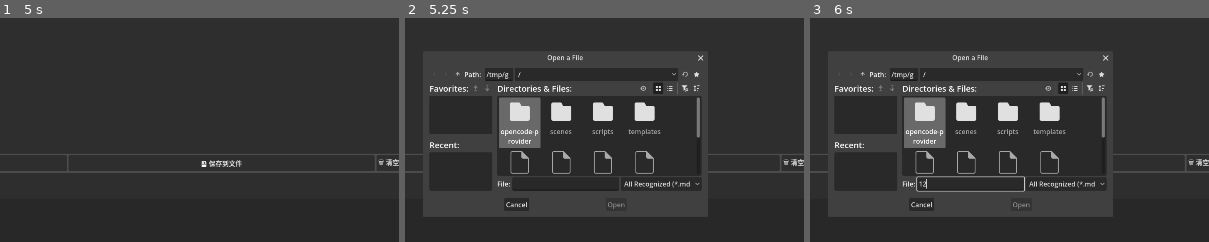
Above: before the commit, frames 1-3 (left to right).
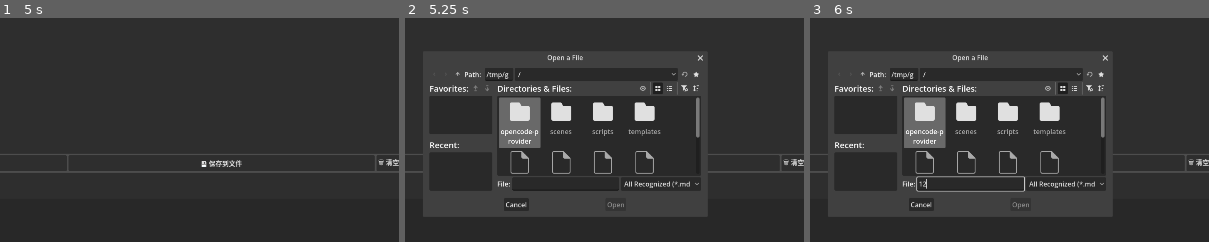
Above: after the commit, the same moments.

Repository: fkyah3/experiment-console
Game: Godot game, scene res://scenes/ExperimentPanel.tscn
Two runs of this game, one before a commit and one after it. Both use one fixed random seed, a clock stepped at 60 frames per second and the inputs below.
Inputs (mouse positions are % of the whole screen's width and height, from its top left):
- Up to frame 1 (5 s): click (71, 1) at 0.52 s; type "Alex" at 0.6 s; click (50, 96) at 0.75 s; type "12" at 0.83 s; click "deepseek-v4-flash" at 1.25 s; click "思考模式" at 2 s; click "high" at 2.75 s; click "探索分离" at 3.5 s; click "裸模式" at 4.25 s
- Up to frame 2 (5.25 s): click "📄 加载文件" at 5 s
- Up to frame 3 (6 s): click (50, 60) at 5.77 s; type "12" at 5.85 s
The pictures show only the part of the screen within x 30-80%, y 23-73%; the shares and areas given below are measured in that part.

Frame 1 is identical in both runs. In frame 2, 0.3% of the frame differs, in the area x 25-75%, y 16-85%; in frame 3, 0.3%.

Commit message:
feat: system_fingerprint 记录 + Python 分析脚本
1. DeepSeekStreamClient: _parse_event 捕获 system_fingerprint，
   随 usage_received 信号发出（2 行改动，零副作用）

2. Core/FingerprintRecorder.gd: 独立模块，每轮批量跑完后
   写入 batch_XXX_meta.json（含 fingerprint + token 统计）
   BatchRunner._finish 中调用（1 行改动）

3. scripts/analyze_experiment.py: 独立 Python 脚本，
   读实验目录 → 关键词分类 → fingerprint 分布 → 异常率统计
   不依赖 Godot，不改现有代码

Diff:
--- a/scripts/BatchRunner.gd
+++ b/scripts/BatchRunner.gd
@@ -5,6 +5,7 @@
 const _ResultRuleEngine = preload("res://scripts/Core/ResultRuleEngine.gd")
 const _QualityAssessor = preload("res://scripts/Core/QualityAssessor.gd")
 const _SummaryGenerator = preload("res://scripts/Core/SummaryGenerator.gd")
+const _FingerprintRecorder = preload("res://scripts/Core/FingerprintRecorder.gd")
 
 signal progress_updated(done: int, failed: int, total: int, running: int)
 signal all_done(success: int, failed: int)
@@ -395,6 +396,7 @@
 			wd.api_messages, wd.messages,
 			wd.body_str, wd.response_body, wd.usage, ""
 		)
+		_FingerprintRecorder.save_meta(_batch_dir, wd.index, wd.usage)
 		_stats.append(_calc_stats(wd))
 		_done += 1
 	else:
--- /dev/null
+++ b/scripts/Core/FingerprintRecorder.gd
@@ -0,0 +1,21 @@
+class_name FingerprintRecorder
+extends RefCounted
+
+
+static func save_meta(batch_dir: String, index: int, usage: Dictionary) -> void:
+	var meta: Dictionary = {
+		"index": index,
+		"system_fingerprint": usage.get("system_fingerprint", ""),
+		"prompt_tokens": usage.get("prompt_tokens", 0),
+		"completion_tokens": usage.get("completion_tokens", 0),
+		"total_tokens": usage.get("total_tokens", 0),
+		"reasoning_tokens": usage.get("completion_tokens_details", {}).get("reasoning_tokens", 0),
+		"timestamp": Time.get_datetime_string_from_system(),
+	}
+
+	var fname := "batch_%03d_meta.json" % index
+	var fpath := batch_dir.path_join(fname)
+	var file := FileAccess.open(fpath, FileAccess.WRITE)
+	if file:
+		file.store_string(JSON.stringify(meta, "\t"))
+		file.close()
--- a/scripts/DeepSeekStreamClient.gd
+++ b/scripts/DeepSeekStreamClient.gd
@@ -25,6 +25,7 @@
 var _body_str: String = ""
 var _tool_call_buf: Array[Dictionary] = []
 var _had_tool_calls: bool = false
+var _system_fingerprint: String = ""
 
 
 func _ready() -> void:
@@ -40,6 +41,7 @@
 	_buffer = ""
 	_tool_call_buf.clear()
 	_had_tool_calls = false
+	_system_fingerprint = ""
 
 	var err = _client.connect_to_host(api_host, api_port, TLSOptions.client())
 	if err != OK:
@@ -140,9 +142,13 @@
 	if parsed == null or typeof(parsed) != TYPE_DICTIONARY:
 		return
 
+	if parsed.has("system_fingerprint") and parsed["system_fingerprint"] != null:
+		_system_fingerprint = str(parsed["system_fingerprint"])
+
 	if parsed.has("usage"):
 		var u = parsed["usage"]
 		if typeof(u) == TYPE_DICTIONARY:
+			u["system_fingerprint"] = _system_fingerprint
 			usage_received.emit(u)
 		return
 
Not shown, added: github回复/回复DeepSeekIssue1255-thinking事件处理.md
Not shown, added: scripts/analyze_experiment.py
Not shown, removed: 实验报告/batch_20260516_0641_思考2/20260516_1441_batch_001.md
Not shown, removed: 实验报告/batch_20260516_0641_思考2/20260516_1441_batch_001_1.md
Not shown, removed: 实验报告/batch_20260516_0641_思考2/20260516_1441_batch_001_2.md
Not shown, removed: 实验报告/batch_20260516_0641_思考2/20260516_1441_batch_001_3.md
Not shown, removed: 实验报告/batch_20260516_0641_思考2/20260516_1441_batch_001_4.md
Not shown, removed: 实验报告/batch_20260516_0641_思考2/20260516_1441_batch_002.md
Not shown, removed: 实验报告/batch_20260516_0641_思考2/20260516_1441_batch_003.md
Not shown, removed: 实验报告/batch_20260516_0641_思考2/20260516_1441_batch_004.md
Not shown, removed: 实验报告/batch_20260516_0641_思考2/20260516_1441_batch_005.md
Not shown, removed: 实验报告/batch_20260516_0641_思考2/20260516_1441_batch_006.md
(and 188 more such lines)
